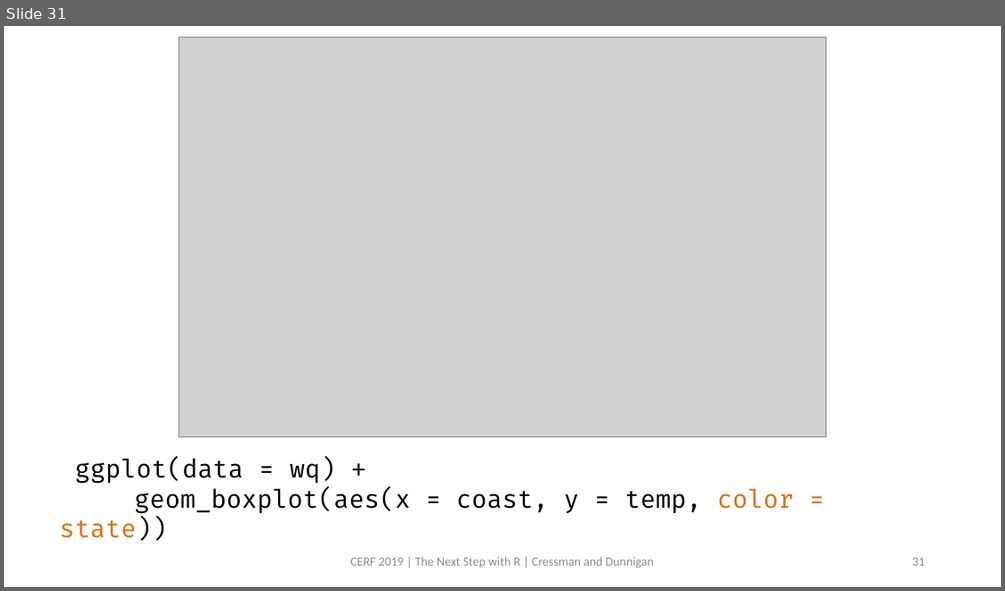
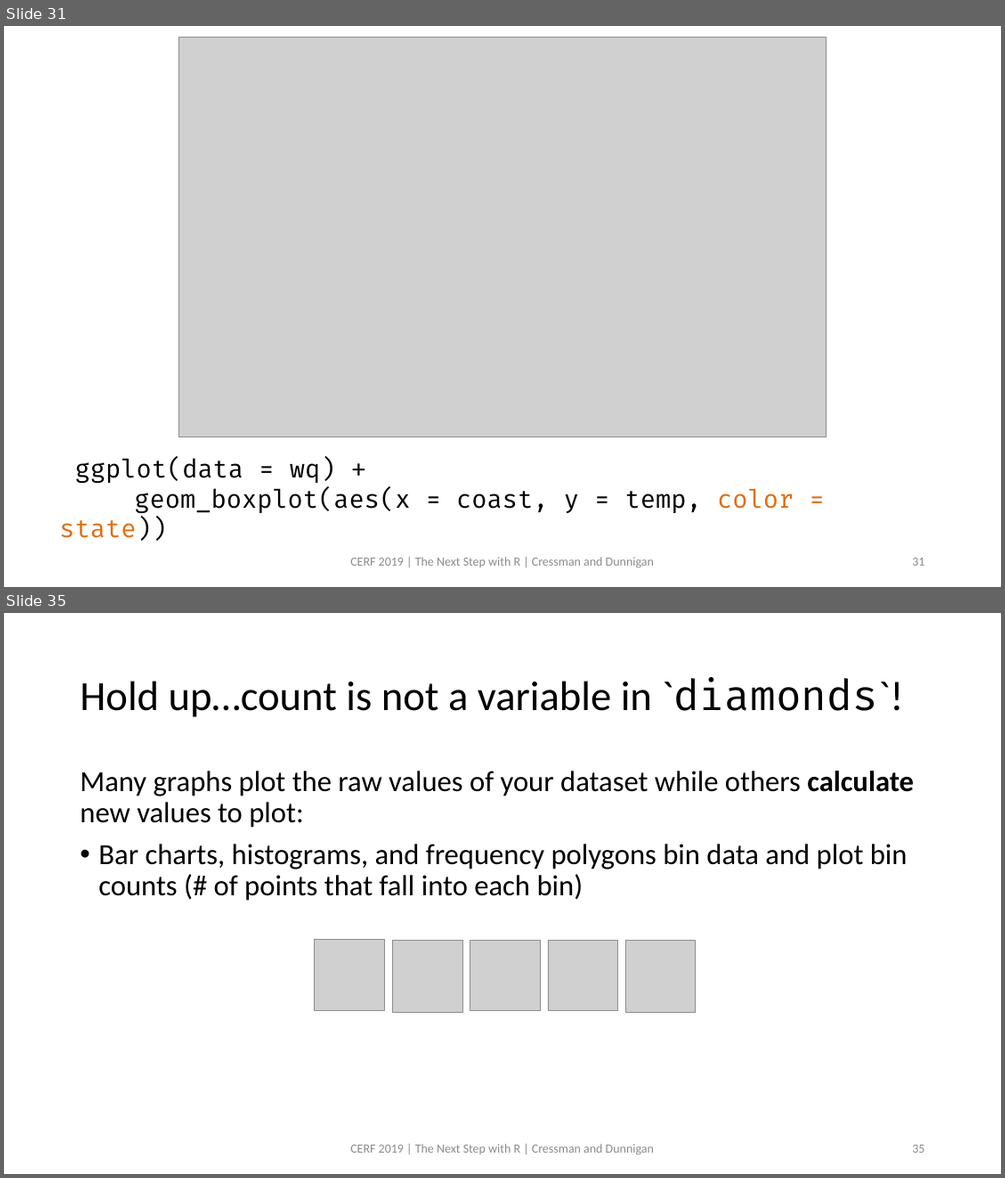
Before and after one commit to swmpkim/2019_CERF, a slide deck: slides/01_Visualize.pptx. Shown one above the other, each under a label of ours: slide 31 before the commit, slides 31 and 35 after it; the slides between them are not shown. The pictures are 1005x591 and 1005x1178 pixels, drawn with LibreOffice and Linux fonts; fonts in the diff are those of the drawing; grey boxes stand for pictures. Boxes give left, top, right and bottom in pixels: in the first picture for what was removed or moved away, otherwise in the second. Text is boxed around its words. In the diff, an @@ line names an element or a change of style, - is before the commit and + after.

```diff
--- a/slides/01_Visualize.pptx
+++ b/slides/01_Visualize.pptx
@@ slide 35 added at <box>4,613,1001,1174</box>, background #FFFFFF @@
@@ title added at <box>80,677,904,717</box>, 40 pt, text #000000 @@
+Hold up…count is not a variable in `diamonds`!
@@ text added at <box>80,771,914,900</box>, 28 pt, text #000000 @@
+Many graphs plot the raw values of your dataset while others calculate new values to plot:
+• Bar charts, histograms, and frequency polygons bin data and plot bin counts (# of points that fall into each bin)
@@ picture added at <box>315,940,385,1011</box> @@
@@ picture added at <box>393,941,463,1013</box> @@
@@ picture added at <box>470,941,541,1011</box> @@
@@ picture added at <box>548,941,618,1011</box> @@
@@ picture added at <box>625,941,696,1013</box> @@
@@ text added at <box>350,1143,654,1155</box>, 12 pt, text #8C8C8C @@
+CERF 2019 | The Next Step with R | Cressman and Dunnigan
@@ page number added at <box>912,1144,924,1152</box>, 12 pt, text #8C8C8C @@
+35
```
Also in this commit, not shown: 14 slides changed, 17 other slides added, 1 other file.
